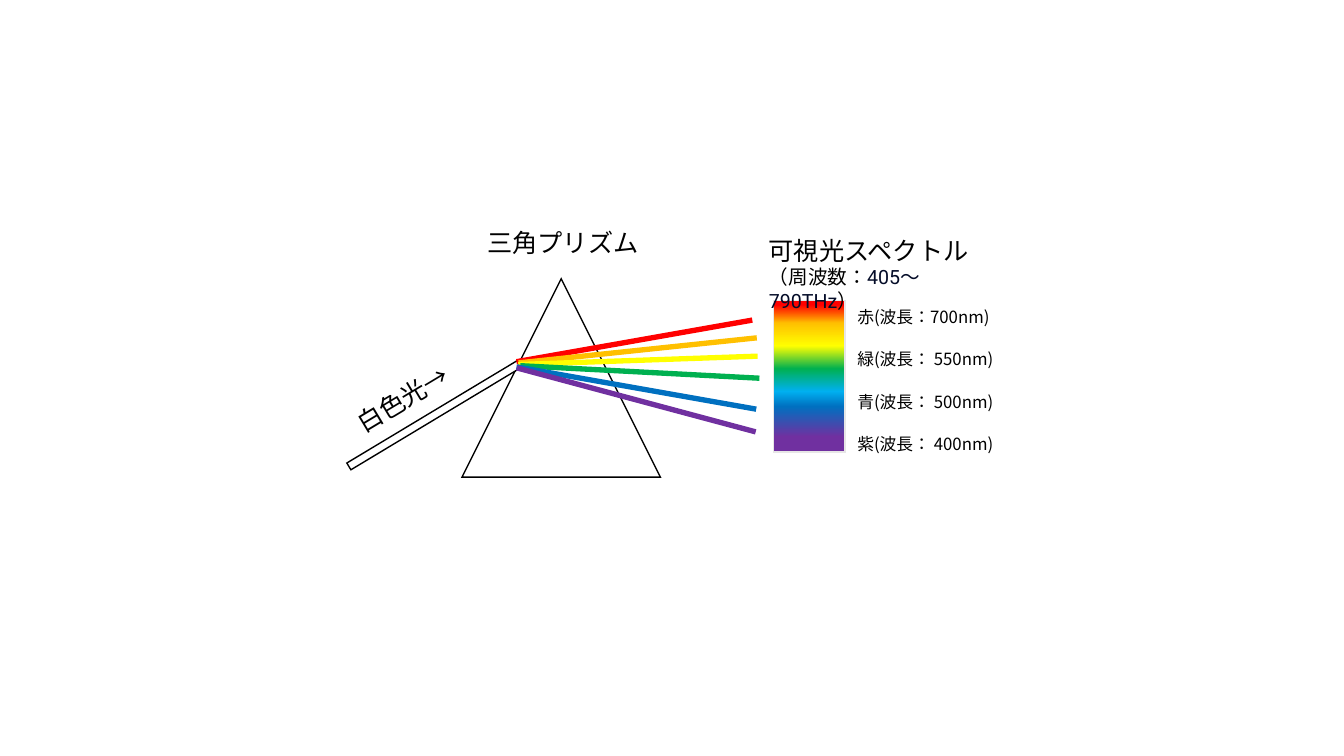
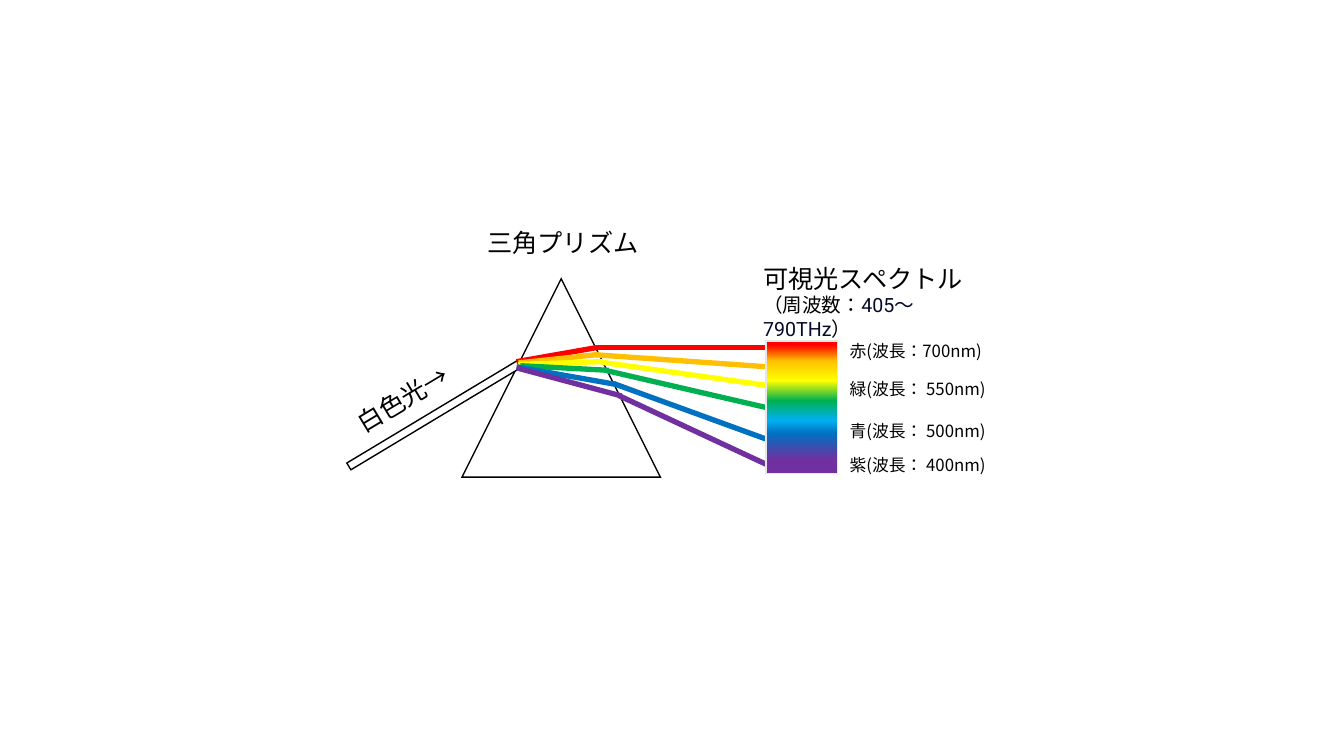
Before and after one commit to MitakaMakers/Qiita, a slide deck: slide 1 of 20230328_フーリエ変換の初歩/02_prism.pptx. Drawn at 1344x756 pixels with LibreOffice and Linux fonts; fonts in the diff are those of the drawing. Boxes give left, top, right and bottom in pixels: in the first picture for what was removed or moved away, otherwise in the second. Text is boxed around its words. In the diff, an @@ line names an element or a change of style, - is before the commit and + after.

```diff
--- a/20230328_フーリエ変換の初歩/02_prism.pptx
+++ b/20230328_フーリエ変換の初歩/02_prism.pptx
@@ text "可視光スペクトル" rewrapped from (769, 238, 969, 286) to (763, 266, 963, 338) @@
@@ rectangle: place and size @@
-rectangle at (517, 318, 752, 363)
+rectangle at (517, 346, 597, 364)
@@ rectangle: place and size @@
-rectangle at (519, 355, 757, 367)
+rectangle at (519, 359, 603, 366)
@@ rectangle: place and size @@
-rectangle at (520, 336, 757, 365)
+rectangle at (519, 353, 599, 365)
@@ rectangle added at (595, 346, 773, 350), fill #FF0000, outline #FF0000 1 pt @@
@@ rectangle added at (597, 353, 771, 369), fill #FFC000, outline #FFC000 1 pt @@
@@ rectangle: place and size @@
-rectangle at (773, 300, 845, 453)
+rectangle at (766, 341, 838, 473)
@@ text "赤(波長：700nm)": place and size @@
-text "赤(波長：700nm)" at (857, 309, 989, 326)
+text "赤(波長：700nm)" at (850, 343, 982, 360)
@@ rectangle: place and size @@
-rectangle at (517, 365, 756, 411)
+rectangle at (517, 366, 615, 387)
@@ rectangle: place and size @@
-rectangle at (517, 366, 756, 434)
+rectangle at (517, 366, 621, 398)
@@ rectangle: place and size @@
-rectangle at (521, 364, 759, 380)
+rectangle at (521, 364, 609, 372)
@@ rectangle added at (603, 360, 773, 388), fill #FFFF00, outline #FFFF00 1 pt @@
@@ rectangle added at (608, 370, 771, 411), fill #00B050, outline #00B050 1 pt @@
@@ rectangle added at (613, 382, 771, 443), fill #0070C0, outline #0070C0 1 pt @@
@@ text "緑(波長： 550nm)": place and size @@
-text "緑(波長： 550nm)" at (857, 351, 993, 368)
+text "緑(波長： 550nm)" at (850, 381, 985, 398)
@@ rectangle added at (618, 394, 774, 469), fill #7030A0, outline #7030A0 1 pt @@
@@ text "青(波長： 500nm)": place and size @@
-text "青(波長： 500nm)" at (857, 394, 993, 411)
+text "青(波長： 500nm)" at (850, 423, 985, 440)
@@ text "紫(波長： 400nm)": place and size @@
-text "紫(波長： 400nm)" at (857, 436, 993, 453)
+text "紫(波長： 400nm)" at (850, 457, 985, 474)
```
Also in this commit, not shown: 1 other file.
